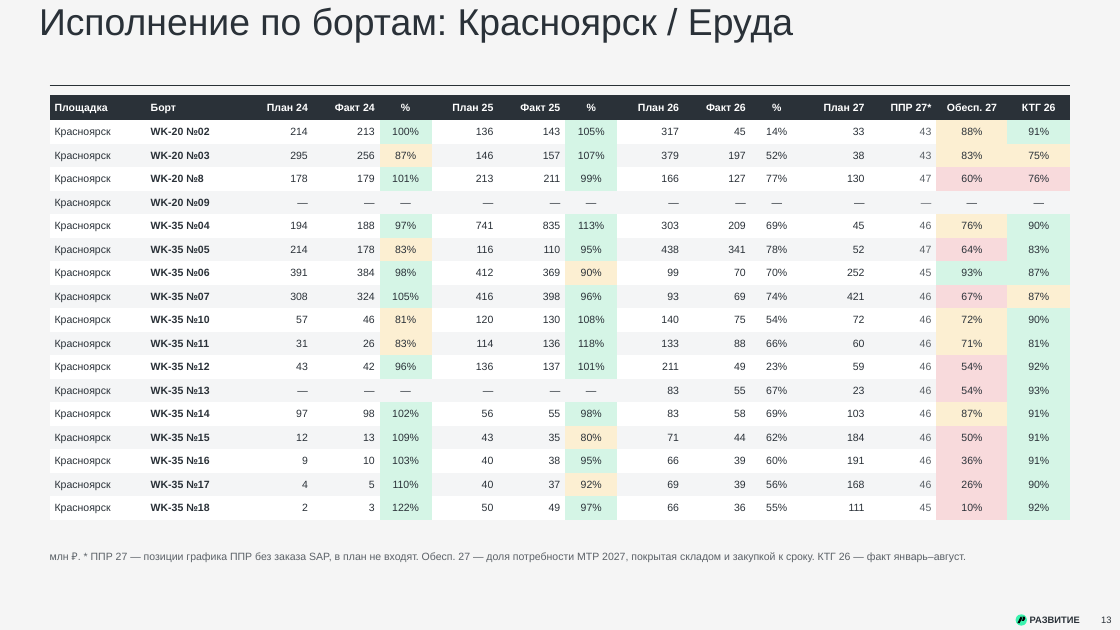
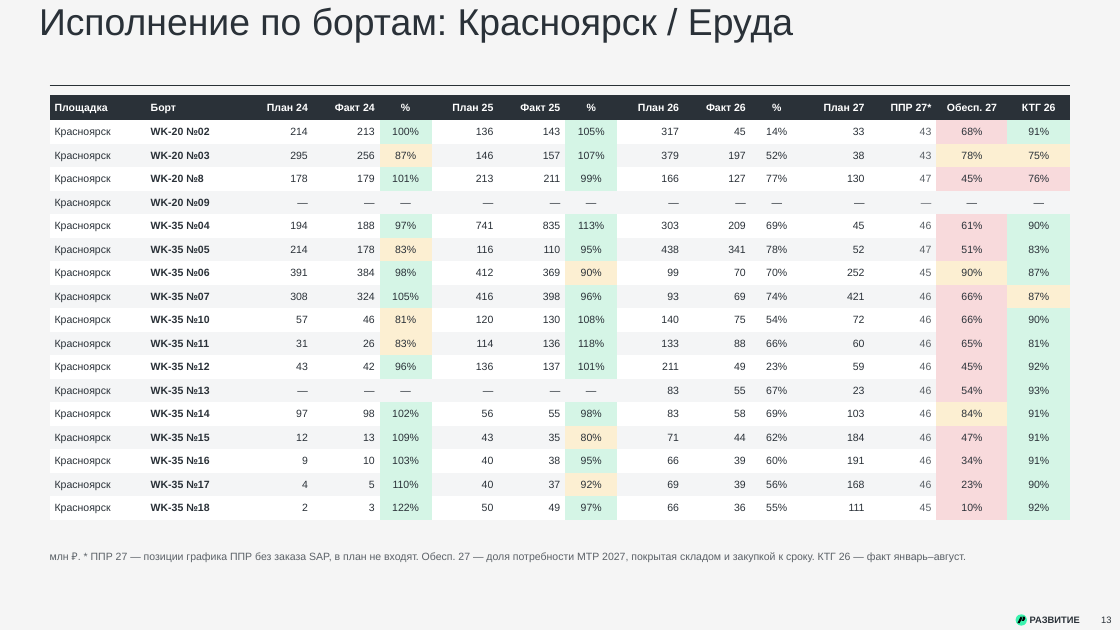
Before and after one commit to victorekuznetsov/TZ, a slide deck: slide 13 of exports/WK_ispolnenie_2024-2026_plan_2027.pptx. Drawn at 1120x630 pixels with LibreOffice and Linux fonts; fonts in the diff are those of the drawing. Boxes give left, top, right and bottom in pixels: in the first picture for what was removed or moved away, otherwise in the second. Text is boxed around its words. In the diff, an @@ line names an element or a change of style, - is before the commit and + after.

```diff
--- a/exports/WK_ispolnenie_2024-2026_plan_2027.pptx
+++ b/exports/WK_ispolnenie_2024-2026_plan_2027.pptx
@@ table at <box>50,95,1074,520</box> @@
-row 2, column 14: 88%
+row 2, column 14: 68%
-row 3, column 14: 83%
+row 3, column 14: 78%
-row 4, column 14: 60%
+row 4, column 14: 45%
-row 6, column 14: 76%
+row 6, column 14: 61%
-row 7, column 14: 64%
+row 7, column 14: 51%
-row 8, column 14: 93%
+row 8, column 14: 90%
-row 9, column 14: 67%
+row 9, column 14: 66%
-row 10, column 14: 72%
+row 10, column 14: 66%
-row 11, column 14: 71%
+row 11, column 14: 65%
-row 12, column 14: 54%
+row 12, column 14: 45%
-row 14, column 14: 87%
+row 14, column 14: 84%
-row 15, column 14: 50%
+row 15, column 14: 47%
-row 16, column 14: 36%
+row 16, column 14: 34%
-row 17, column 14: 26%
+row 17, column 14: 23%
@@ fill #FCEFD2 to #F8DADC in 4 cells @@
@@ fill #D5F5E6 to #FCEFD2 in row 8, column 14 @@
```
Also in this commit, not shown: 14 other slides changed, 2 other files.
